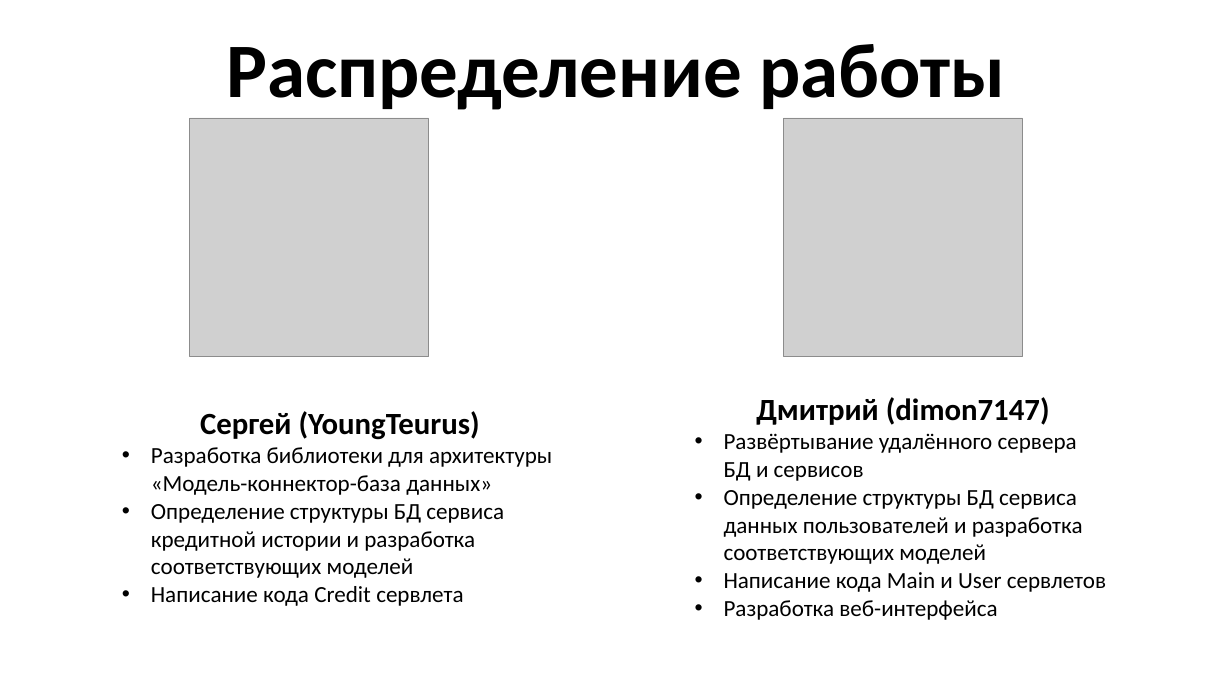
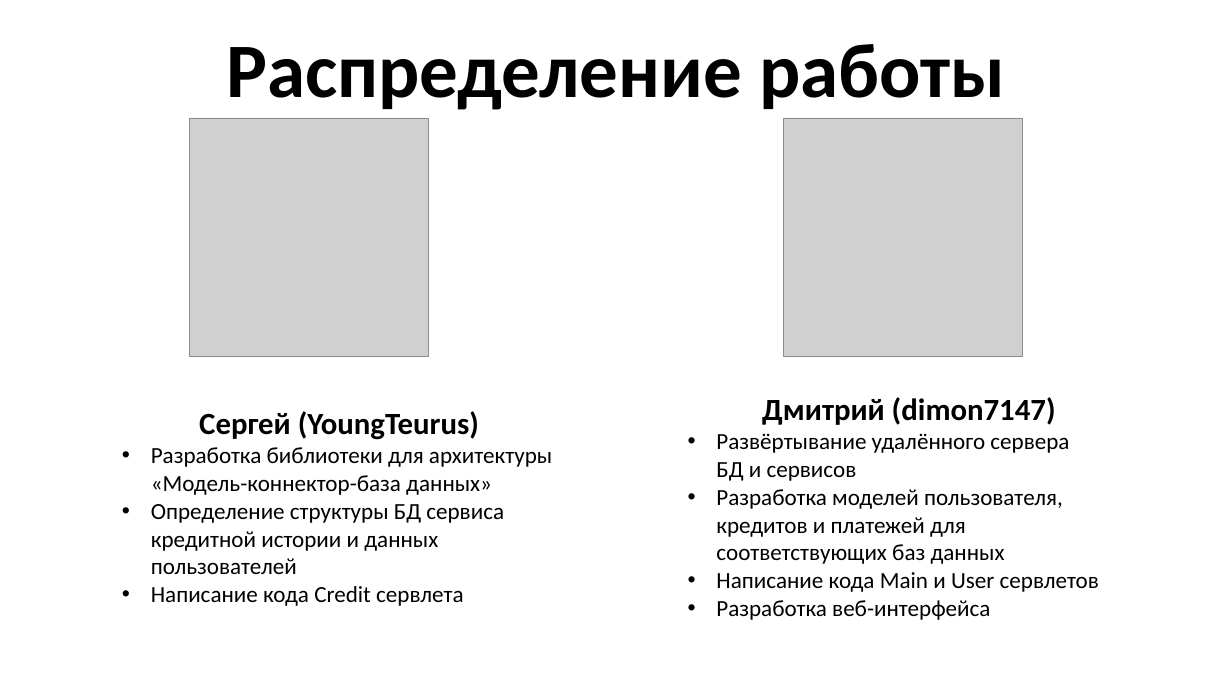
Before and after one commit to YoungTeurus/CreditAndUserServices, a slide deck: slide 18 of docs/Java 3 - presentation (without animation).pptx. Drawn at 1232x693 pixels with LibreOffice and Linux fonts; fonts in the diff are those of the drawing; grey boxes stand for pictures. Boxes give left, top, right and bottom in pixels: in the first picture for what was removed or moved away, otherwise in the second. Text is boxed around its words. In the diff, an @@ line names an element or a change of style, - is before the commit and + after.

```diff
--- a/docs/Java 3 - presentation (without animation).pptx
+++ b/docs/Java 3 - presentation (without animation).pptx
@@ text "Дмитрий (dimon7147)": place and size @@
-text "Дмитрий (dimon7147)" at bbox=[724, 397, 1106, 620]
+text "Дмитрий (dimon7147)" at bbox=[716, 397, 1099, 620]
@@ text at bbox=[151, 504, 504, 574]: text changed @@
-• Определение структуры БД сервиса
-  кредитной истории и разработка
-  соответствующих моделей
+• Определение структуры БД сервиса
+  кредитной истории и данных пользователей
@@ text at bbox=[716, 489, 1063, 564]: text changed @@
-• Определение структуры БД сервиса
-  данных пользователей и разработка
-  соответствующих моделей
+• Разработка моделей пользователя, кредитов и платежей для соответствующих баз данных
```
Also in this commit, not shown: 1 other slide changed.
